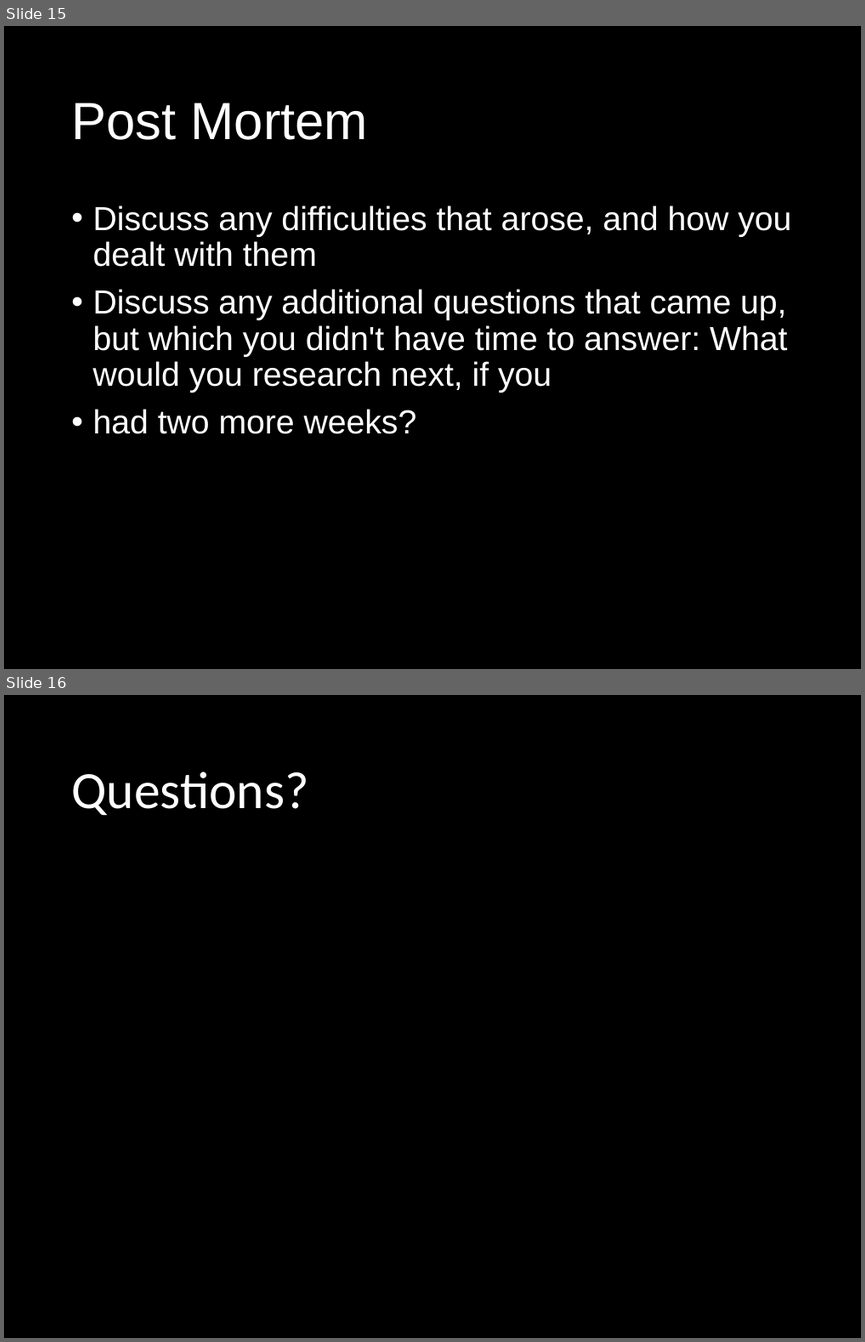
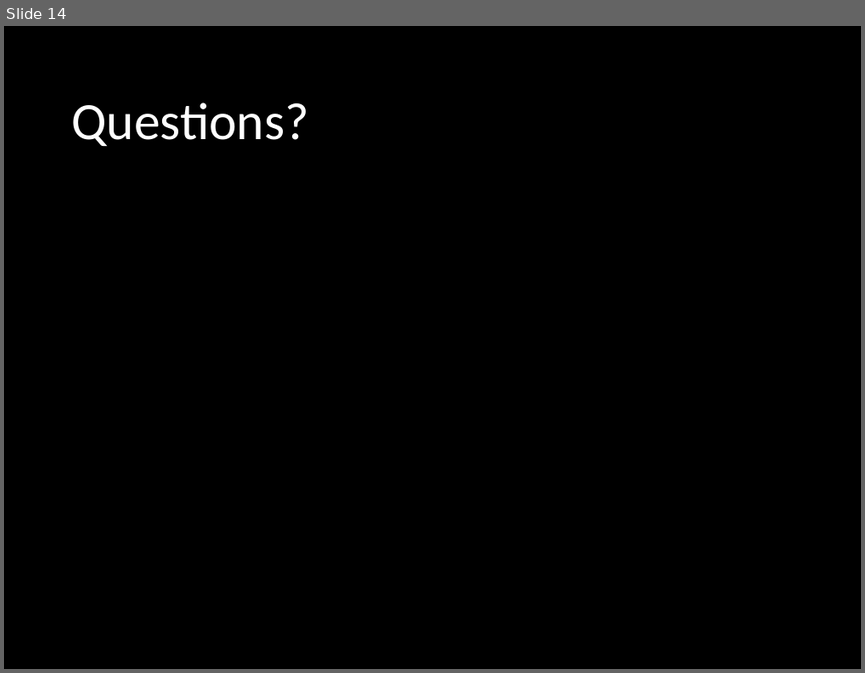
Before and after one commit to rkirsten88/Project1_RutgersBootCamp, a slide deck: STAR_WARS/Presentation.pptx. Shown one above the other, each under a label of ours: slides 15 and 16 before the commit, slide 14 after it. The pictures are 865x1342 and 865x673 pixels, drawn with LibreOffice and Linux fonts; fonts in the diff are those of the drawing; background and template pictures are left out. Boxes give left, top, right and bottom in pixels: in the first picture for what was removed or moved away, otherwise in the second. Text is boxed around its words. In the diff, an @@ line names an element or a change of style, - is before the commit and + after.

```diff
--- a/STAR_WARS/Presentation.pptx
+++ b/STAR_WARS/Presentation.pptx
@@ slide 15 removed at (4, 26, 861, 669), background picture (left out) @@
@@ title removed at (71, 102, 369, 140) @@
-Post Mortem
@@ text removed at (93, 205, 791, 434) @@
-• Discuss any difficulties that arose, and how you dealt with them
-• Discuss any additional questions that came up, but which you didn't have time to answer: What would you research next, if you
-• had two more weeks?
@@ what was slide 16 is now slide 14 @@
```
Also in this commit, not shown: 4 slides changed, 5 slides added, 6 other slides removed, 6 other files.
